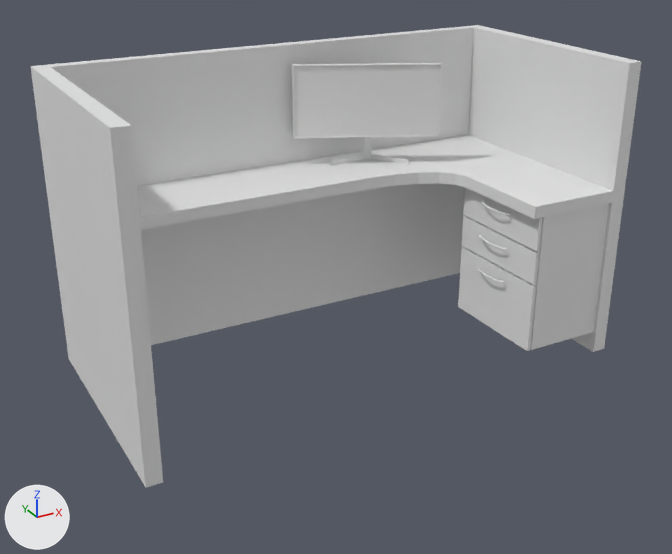
The FBX model Assets/building/desk.fbx as it was, and as the next commit left it.
Rendered twice from a 50 mm camera at (-2.5, -4.51, 2.13) aimed at (-0.06, -0.07, -0.09). The lights are fixed; the arrows at lower left show +X, +Y and +Z. The first picture is the older version. Where no turn or scale is listed for an object, it has been applied to the vertices.
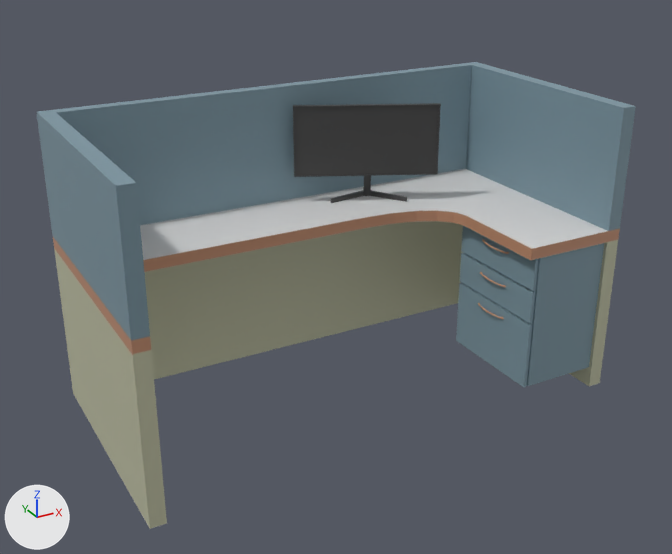
Commit message: desk fully added

What the commit changed:
Picture 'desk.png' (img_desk_png) is new.
Material 'Material' (mat_material) is new.
Its texture is img_desk_png.
me_cube_014 is used by ob_cube_014; location (0.0, 0.0, 0.25).
me_cube_014 had 72 vertices, 73 faces and spanned x -1.5..1.5, y -0.75..0.75, z -0.9..0.9.
me_cube_014 now has 520 vertices, 501 faces and spans x -1.5..1.5, y -0.75..0.75, z -0.9..0.9.
me_cube_014 part 1: a new loose piece of 104 vertices spanning x 0.85..0.89, y -0.49..-0.24, z 0.02..0.03, in mat_material (picture img_desk_png).
me_cube_014 part 2: a new loose piece of 104 vertices spanning x 0.85..0.89, y -0.49..-0.24, z -0.19..-0.18, in mat_material (picture img_desk_png).
me_cube_014 part 3: a new loose piece of 104 vertices spanning x 0.85..0.89, y -0.49..-0.24, z -0.41..-0.4, in mat_material (picture img_desk_png).
me_cube_014 part 4: a new loose piece of 92 vertices spanning x 0.88..1.41, y -0.73..-0.02, z -0.77..0.09, in mat_material (picture img_desk_png).
me_cube_014 part 5: a new loose piece of 28 vertices spanning x 0.21..0.66, y 0.27..0.54, z 0.16..0.55, in mat_material (picture img_desk_png).
me_cube_014 part 6: a new loose piece of 16 vertices spanning x 0.0..0.84, y 0.2..0.62, z 0.34..0.79, in mat_material (picture img_desk_png).
me_cube_014 part 7: 73 faces spanning x -1.5..1.5, y -0.75..0.75, z -0.9..0.9 switch from no material to mat_material (picture img_desk_png).
Object 'Cube.014' (ob_cube_014) moves from (0.0, 0.0, 0.25) to (0.0, 0.0, 0.0).
Object 'Cube.016' (ob_cube_016) is deleted.
Object 'Cube.020' (ob_cube_020) is deleted.

What differs and where, as boxes [x1, y1, x2, y2] in the pictures (672 x 554 px):
'Cube.014', reshaped, moved
    before: [30, 25, 641, 487]
    after: [36, 62, 636, 529]
'Cube.016', deleted
    before: [458, 187, 609, 351]
'Cube.020', deleted
    before: [292, 63, 443, 166]
part 1 of me_cube_014, added
    after: [482, 239, 509, 254]
part 2 of me_cube_014, added
    after: [480, 272, 506, 287]
part 3 of me_cube_014, added
    after: [478, 303, 504, 319]
part 4 of me_cube_014, added (blue)
    after: [456, 226, 604, 387]
part 5 of me_cube_014, added
    after: [331, 176, 407, 203]
part 6 of me_cube_014, added
    after: [293, 103, 441, 177]
part 7 of me_cube_014, recoloured (darker)
    before: [30, 25, 641, 487]
    after: [36, 62, 636, 529]
